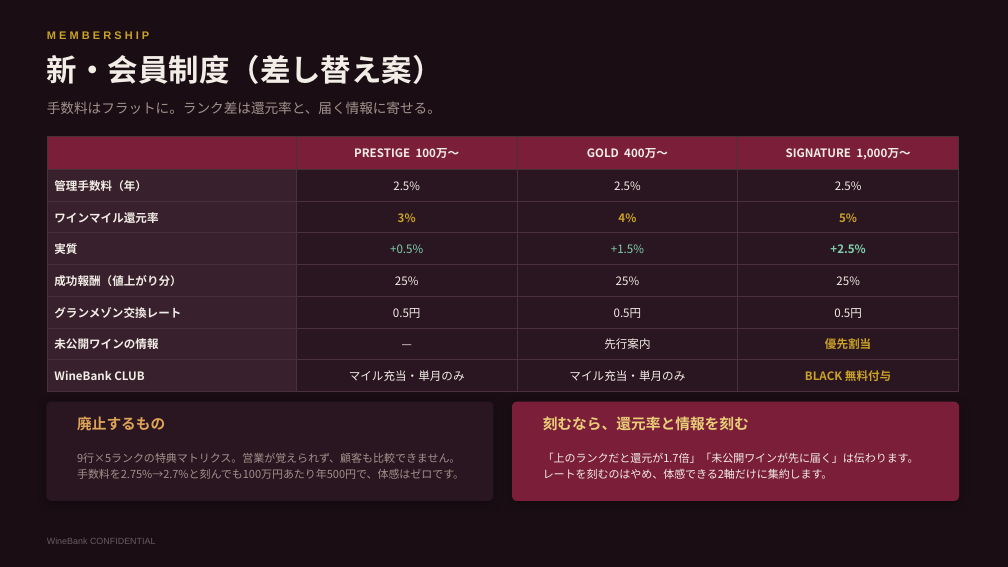
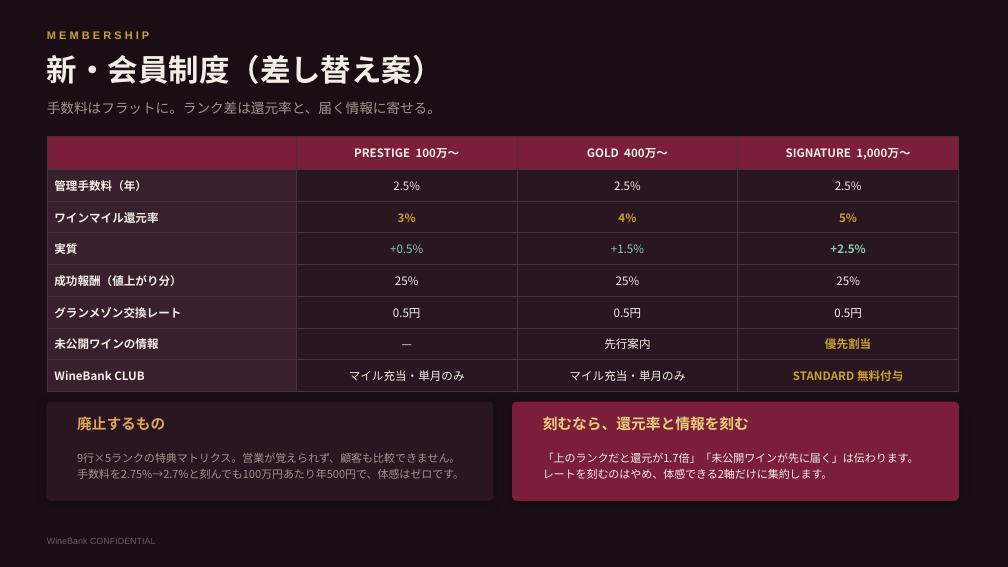
Before and after one commit to nakano-winebank/wine-auction, a slide deck: slide 16 of 提案資料/WineBank_ワインマイル経済圏構想.pptx (slide 15 before the commit). Drawn at 1008x567 pixels with LibreOffice and Linux fonts; fonts in the diff are those of the drawing. Boxes give left, top, right and bottom in pixels: in the first picture for what was removed or moved away, otherwise in the second. Text is boxed around its words. In the diff, an @@ line names an element or a change of style, - is before the commit and + after.

```diff
--- a/提案資料/WineBank_ワインマイル経済圏構想.pptx
+++ b/提案資料/WineBank_ワインマイル経済圏構想.pptx
@@ table at (x1=47, y1=136, x2=959, y2=385) @@
-row 8, column 4: BLACK 無料付与
+row 8, column 4: STANDARD 無料付与
```
Also in this commit, not shown: 4 other slides changed, 1 slide added, 1 other file.
